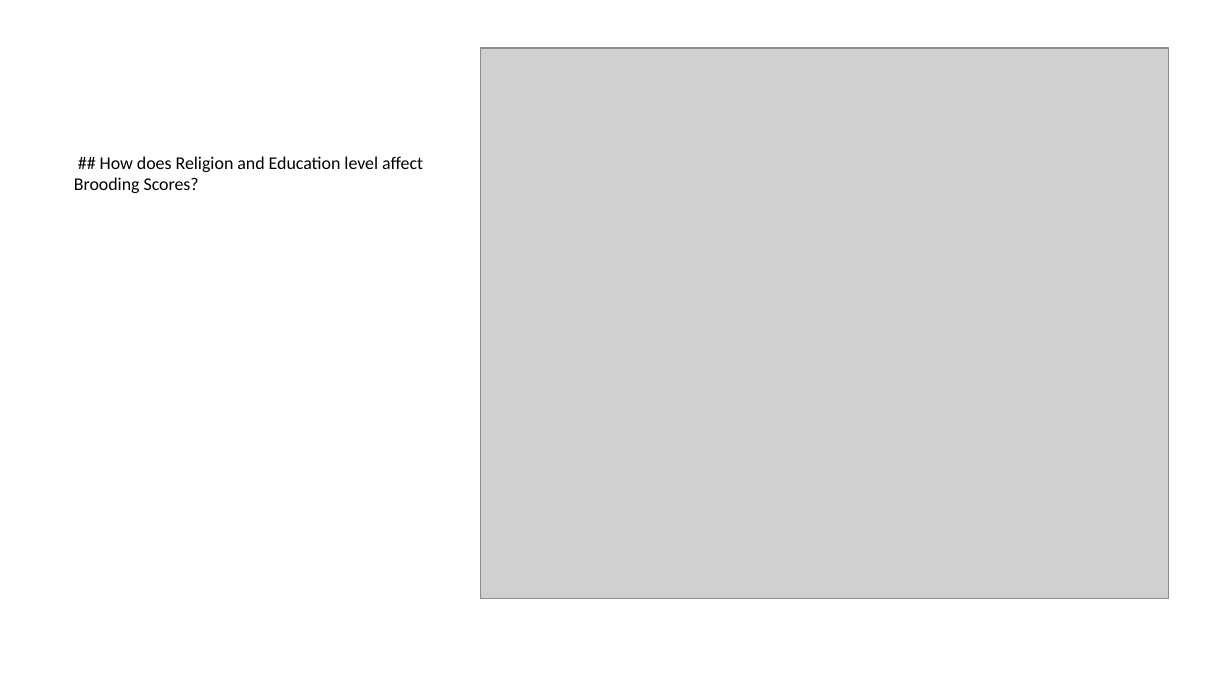
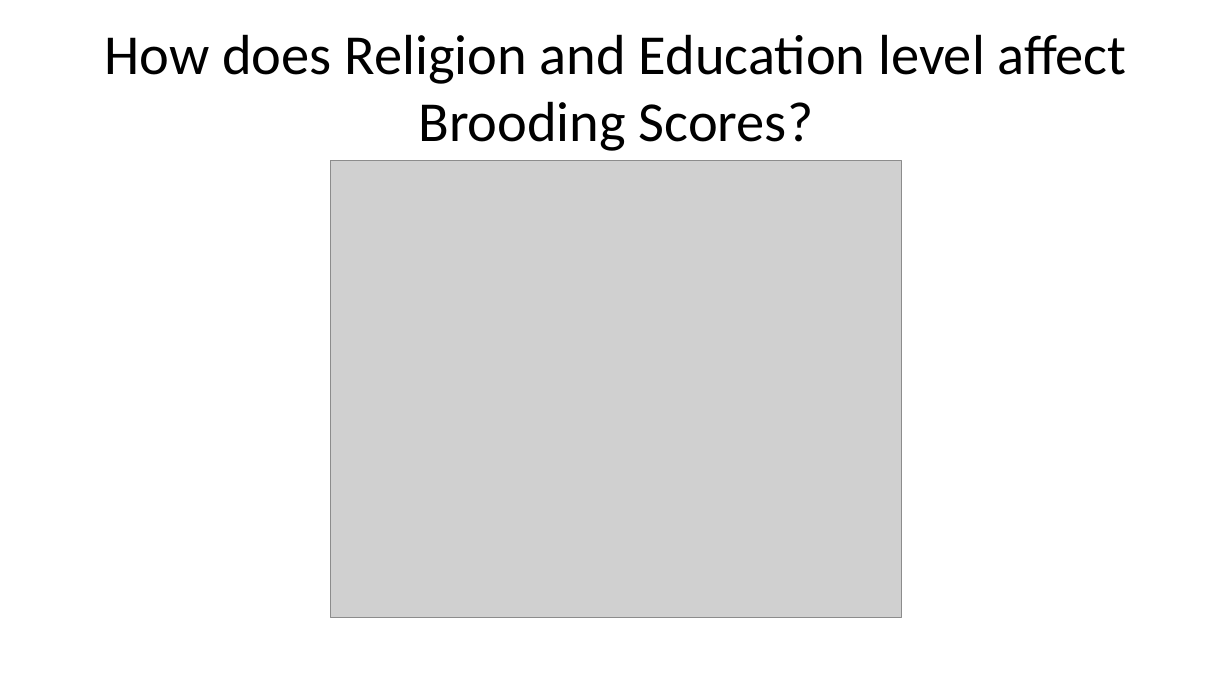
Before and after one commit to aksh11335/BIS15W2023_asrivatsa, a slide deck: slide 5 of R_project/Presentaion_Bis15.pptx. Drawn at 1232x693 pixels with LibreOffice and Linux fonts; fonts in the diff are those of the drawing; grey boxes stand for pictures. Boxes give left, top, right and bottom in pixels: in the first picture for what was removed or moved away, otherwise in the second. Text is boxed around its words. In the diff, an @@ line names an element or a change of style, - is before the commit and + after.

```diff
--- a/R_project/Presentaion_Bis15.pptx
+++ b/R_project/Presentaion_Bis15.pptx
@@ title "How does Religion and Education ..." at (104, 34, 1127, 151): vertical alignment top to middle @@
@@ title at (104, 34, 1127, 151): text changed; size 10.5 to 33 pt @@
-## How does Religion and Education level affect Brooding Scores?
+How does Religion and Education level affect Brooding Scores?
@@ picture: place and size @@
-picture at (480, 48, 1168, 599)
+picture at (330, 161, 902, 618)
```
Also in this commit, not shown: 1 other slide changed, 6 slides added, 4 other files.
